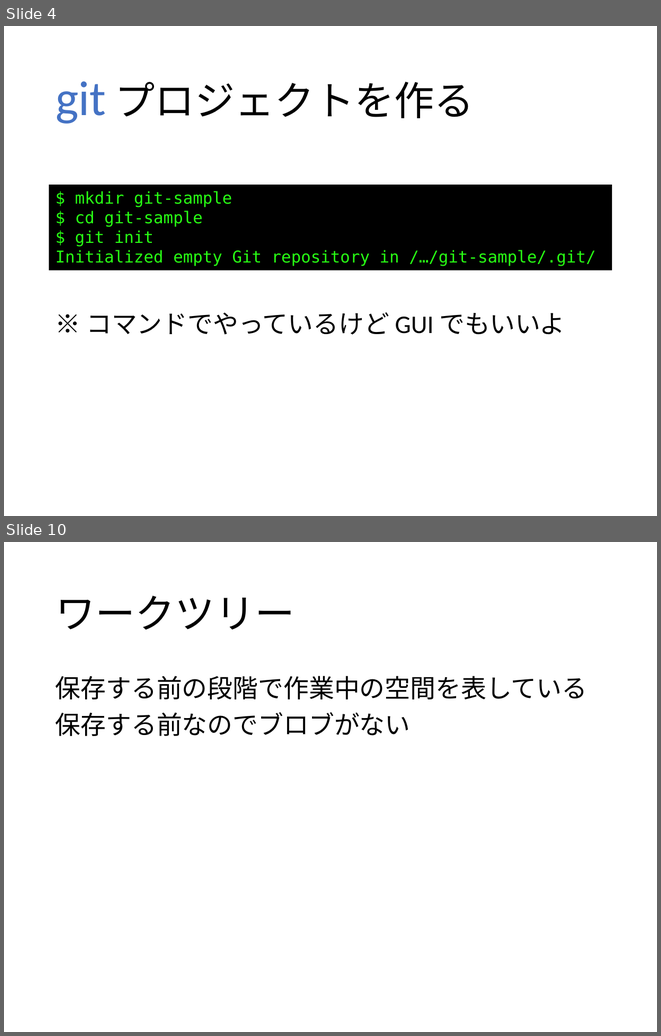
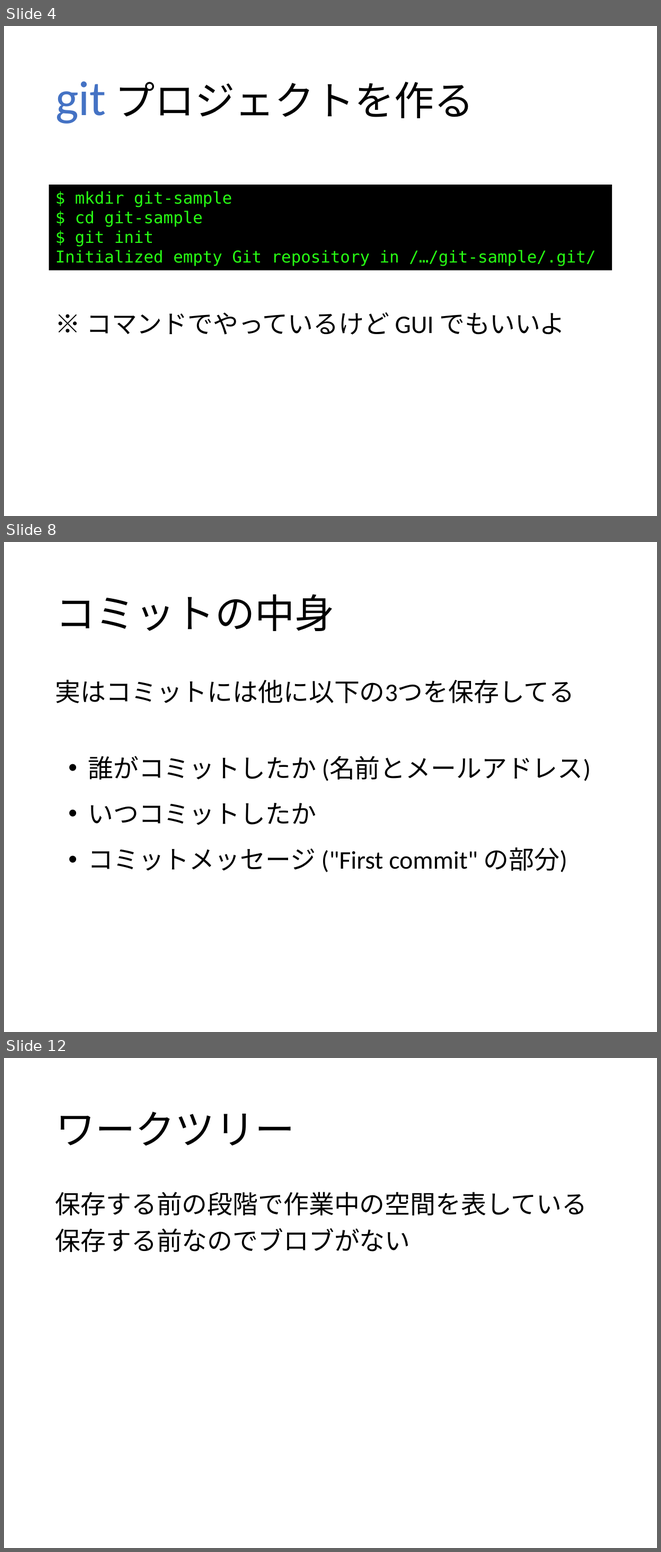
Before and after one commit to matsubara0507/learn-you-a-git-for-great-good, a slide deck: slide/part1.pptx. Shown one above the other, each under a label of ours: slides 4 and 10 before the commit, slides 4, 8 and 12 after it; the slides between them are not shown. The pictures are 661x1036 and 661x1552 pixels, drawn with LibreOffice and Linux fonts; fonts in the diff are those of the drawing; background and template pictures are left out. Boxes give left, top, right and bottom in pixels: in the first picture for what was removed or moved away, otherwise in the second. Text is boxed around its words. In the diff, an @@ line names an element or a change of style, - is before the commit and + after.

```diff
--- a/slide/part1.pptx
+++ b/slide/part1.pptx
@@ slide 8 added at box(4, 542, 657, 1032), background #FFFFFF @@
@@ title added at box(55, 594, 335, 631), 44 pt, text #000000 @@
+コミットの中身
@@ text added at box(55, 679, 591, 872), 28 pt, text #000000 @@
+実はコミットには他に以下の3つを保存してる
+• 誰がコミットしたか (名前とメールアドレス)
+• いつコミットしたか
+• コミットメッセージ ("First commit" の部分)
@@ what was slide 10 is now slide 12 @@
```
Also in this commit, not shown: 6 slides changed, 1 other slide added, 2 other files.
